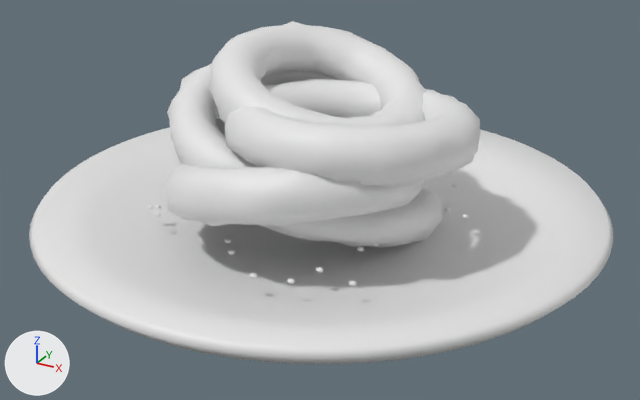
Two versions of the glTF model public/demo-models/aneis-de-cebola.glb, one commit apart.
Before and after are seen from a 50 mm camera at (0.161, -0.293, 0.165) aimed at (0.004, -0.008, 0.022). Arrows for +X, +Y and +Z are at lower left; the lights stay in place. The first picture is the older version. Materials are left out; every surface is plain grey. Where no turn or scale is listed for an object, it has been applied to the vertices.

The older version as bpy lines, for what is in view:
```python
me_mesh_0 = bpy.data.meshes.new('Mesh_0')
me_mesh_0.from_pydata(...)  # 2800 vertices, 5600 faces; spans x -0.0611..0.0679, y -0.0726..0.0581, z -0.0219..0.0631
me_mesh_0.materials.append(mat_real_empanado)
me_mesh_1 = bpy.data.meshes.new('Mesh_1')
me_mesh_1.from_pydata(...)  # 1428 vertices, 2688 faces; spans x -0.104..0.0242, y -0.1295..0.0025, z -0.0008..0.0008
me_mesh_1.materials.append(mat_real_massa_assada)
me_mesh_2 = bpy.data.meshes.new('Mesh_2')
me_mesh_2.from_pydata(...)  # 648 vertices, 1152 faces; spans x -0.115..0.115, y -0.115..0.115, z 0.0..0.016
me_mesh_2.materials.append(mat_real_porcelana)
ob_aneis_de_cebola = bpy.data.objects.new('aneis-de-cebola', None)
ob_aneis_de_cebola.location = (0.0, 0.0, 0.0)
ob_anel_de_cebola = bpy.data.objects.new('Anel_de_cebola', me_mesh_0)
ob_anel_de_cebola.location = (0.0, 0.0, 0.0219)
ob_migalha = bpy.data.objects.new('Migalha', me_mesh_1)
ob_migalha.location = (0.0361, 0.0579, 0.0199)
ob_prato001 = bpy.data.objects.new('Prato001', me_mesh_2)
ob_prato001.parent = ob_aneis_de_cebola_001
ob_prato001.location = (0.0, 0.0, 0.0)
ob_realistic_aneis_de_cebola = bpy.data.objects.new('Realistic-aneis-de-cebola', None)
ob_realistic_aneis_de_cebola.parent = ob_aneis_de_cebola
ob_realistic_aneis_de_cebola.location = (0.0, 0.0, 0.00482)
```
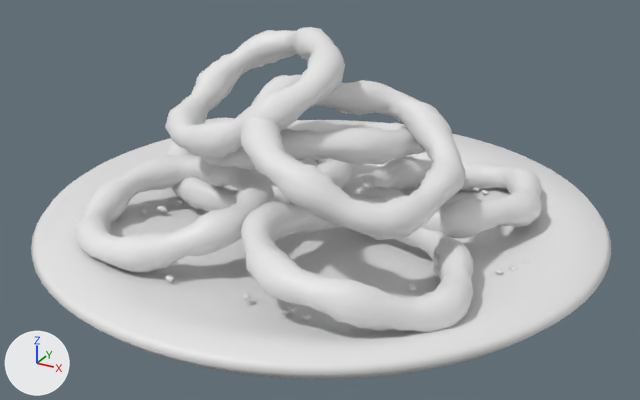
ob_aneis_de_cebola is not drawn itself; it is the parent of ob_realistic_aneis_de_cebola.
ob_realistic_aneis_de_cebola is not drawn itself; it is the parent of ob_aneis_de_cebola_001.

What differs and where, as boxes [x1, y1, x2, y2] in the pictures (640 x 400 px):
'Prato001', rescaled, moved: before [29, 117, 613, 364]; after [31, 120, 611, 379]
'Anel_de_massa_crocante', added: after [75, 27, 541, 333]
'Anel_de_cebola', deleted: before [166, 21, 481, 248]
'Migalha', deleted: before [147, 172, 469, 286]

Diff of the bpy script that builds the scene:
```diff
--- a/public/demo-models/aneis-de-cebola.glb.py
+++ b/public/demo-models/aneis-de-cebola.glb.py
@@ me_mesh_0_1 @@
+me_mesh_0_1.from_pydata(...)  # 6785 vertices, 13398 faces; spans x -0.045..0.135, y -0.106..0.066, z -0.013..0.067
@@ ob_aneis_de_cebola @@
 ob_aneis_de_cebola.location = (0.0, 0.0, 0.0)
+ob_aneis_de_cebola.scale = (1.0, 1.0, 0.94)
@@ ob_realistic_aneis_de_cebola @@
 ob_realistic_aneis_de_cebola.parent = ob_aneis_de_cebola
-ob_realistic_aneis_de_cebola.location = (0.0, 0.0, 0.00482)
+ob_realistic_aneis_de_cebola.location = (0.0, 0.0, 0.0)
@@ ob_anel_de_cebola @@
-ob_anel_de_cebola = bpy.data.objects.new('Anel_de_cebola', me_mesh_0)
-ob_anel_de_cebola.location = (0.0, 0.0, 0.0219)
@@ ob_migalha @@
-ob_migalha = bpy.data.objects.new('Migalha', me_mesh_1)
-ob_migalha.location = (0.0361, 0.0579, 0.0199)
@@ ob_anel_de_massa_crocante @@
+ob_anel_de_massa_crocante = bpy.data.objects.new('Anel_de_massa_crocante', me_mesh_0_1)
+ob_anel_de_massa_crocante.location = (-0.047, 0.024, 0.0179)
```
